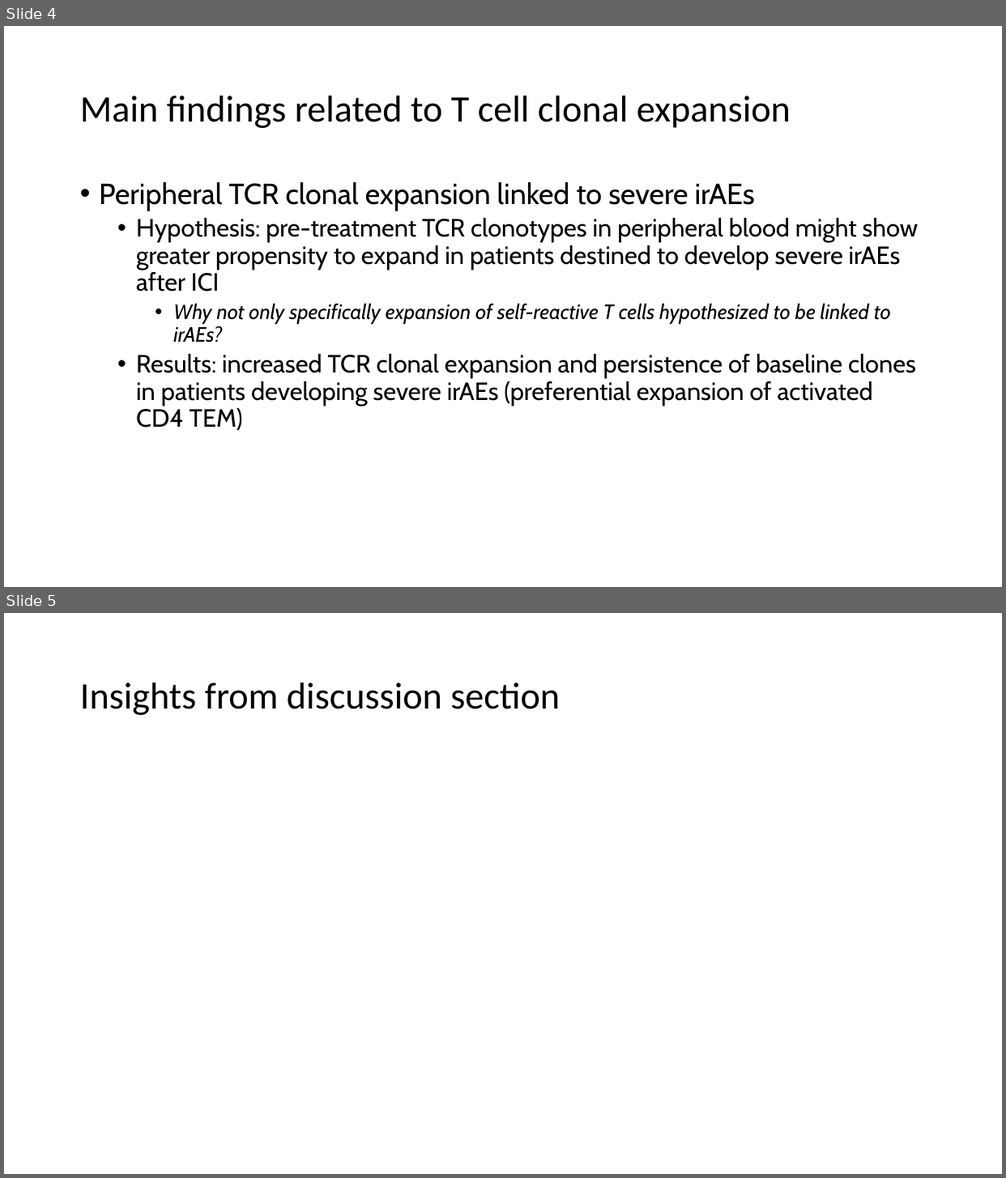
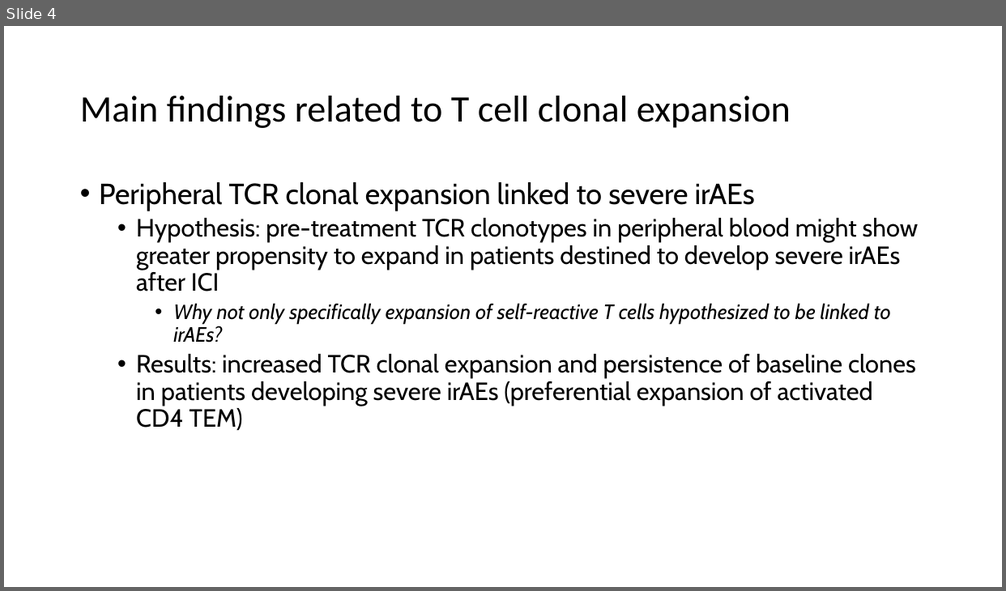
Before and after one commit to tybottorff/bottorffdocs, a slide deck: linsley_postdoc/presentations/weekly_meetings/10_5_23.pptx. Shown one above the other, each under a label of ours: slides 4 and 5 before the commit, slide 4 after it. The pictures are 1006x1178 and 1006x591 pixels, drawn with LibreOffice and Linux fonts; fonts in the diff are those of the drawing. Boxes give left, top, right and bottom in pixels: in the first picture for what was removed or moved away, otherwise in the second. Text is boxed around its words. In the diff, an @@ line names an element or a change of style, - is before the commit and + after.

```diff
--- a/linsley_postdoc/presentations/weekly_meetings/10_5_23.pptx
+++ b/linsley_postdoc/presentations/weekly_meetings/10_5_23.pptx
@@ slide 5 removed at box(4, 613, 1002, 1174), background #FFFFFF @@
@@ title removed at box(80, 683, 560, 715) @@
-Insights from discussion section
```
Also in this commit, not shown: 2 slides changed, 7 slides added, 4 other slides removed.
